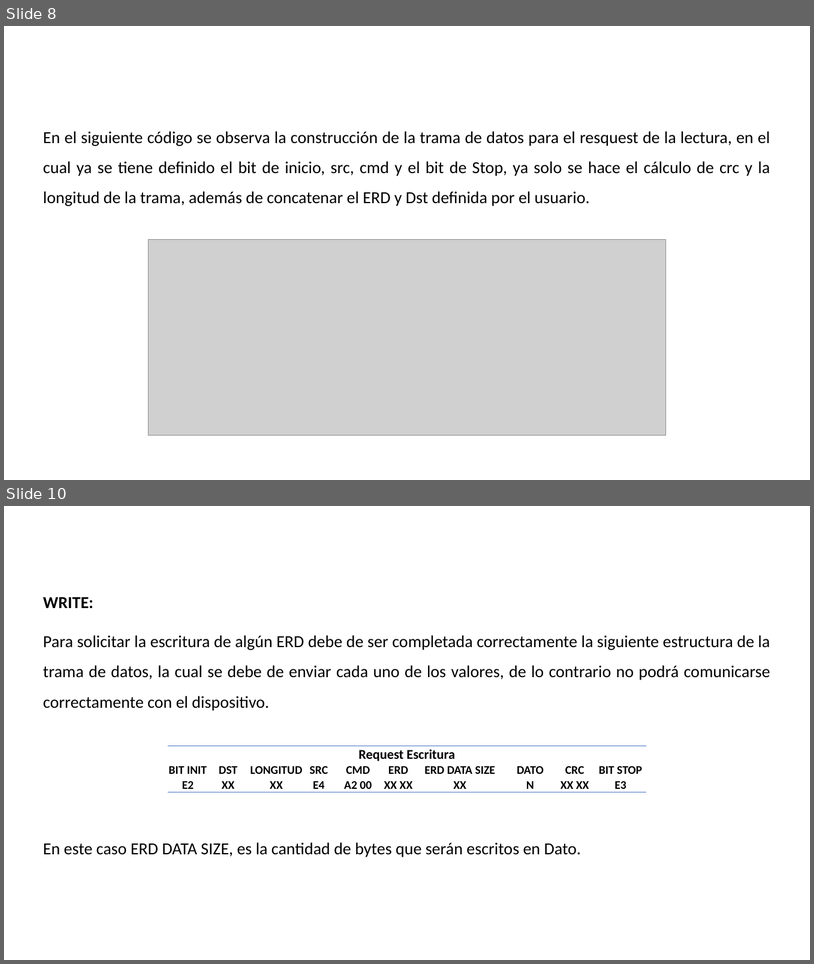
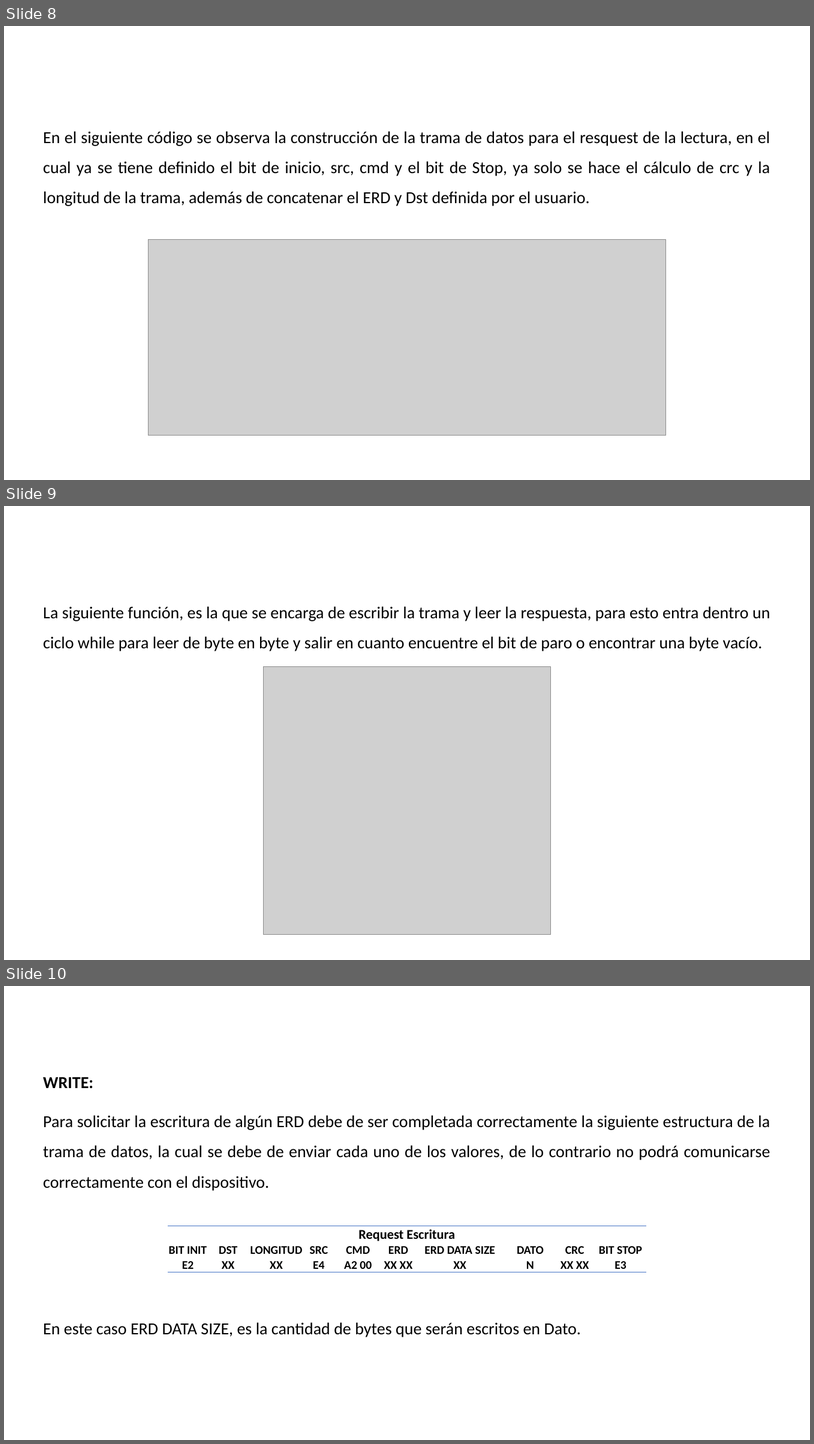
Before and after one commit to LeonelNieto/Serial-GEA, a slide deck: GEA3 Python.pptx. Shown one above the other, each under a label of ours: slides 8 and 10 before the commit, slides 8, 9 and 10 after it; the slides between them are not shown. The pictures are 814x964 and 814x1444 pixels, drawn with LibreOffice and Linux fonts; fonts in the diff are those of the drawing; grey boxes stand for pictures; background and template pictures are left out. Boxes give left, top, right and bottom in pixels: in the first picture for what was removed or moved away, otherwise in the second. Text is boxed around its words. In the diff, an @@ line names an element or a change of style, - is before the commit and + after.

```diff
--- a/GEA3 Python.pptx
+++ b/GEA3 Python.pptx
@@ slide 9 added at (4,506,810,960), background picture (left out); not listed: 1 template element that a slide beside it also shows @@
@@ text added at (43,606,770,651), 20 pt, text #000000 @@
+La siguiente función, es la que se encarga de escribir la trama y leer la respuesta, para esto entra dentro un ciclo while para leer de byte en byte y salir en cuanto encuentre el bit de paro o encontrar una byte vacío.
@@ picture added at (264,667,551,934) @@
```
Also in this commit, not shown: 2 slides changed, 4 other slides added, 4 slides removed, 1 other file.
